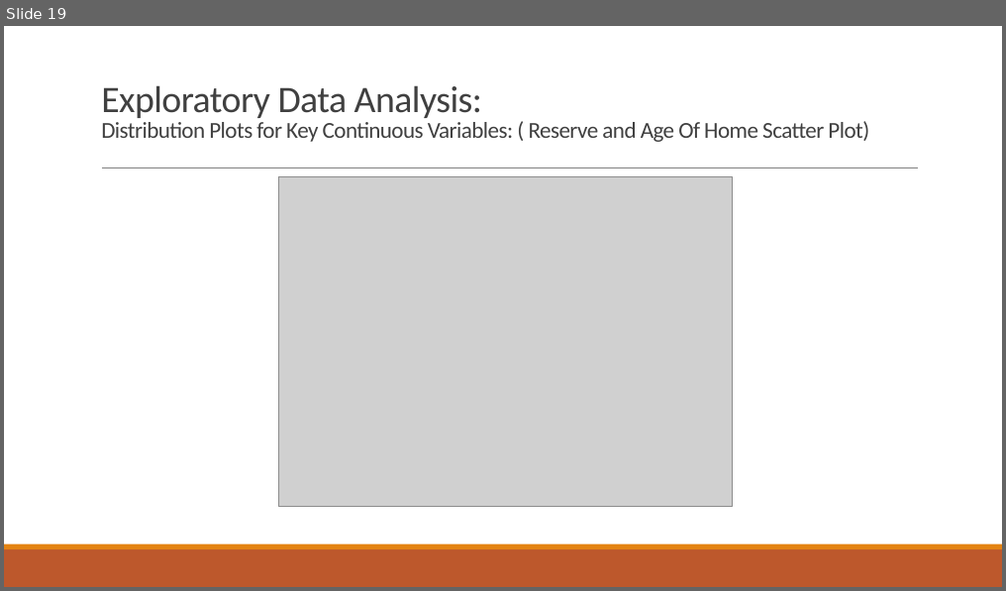
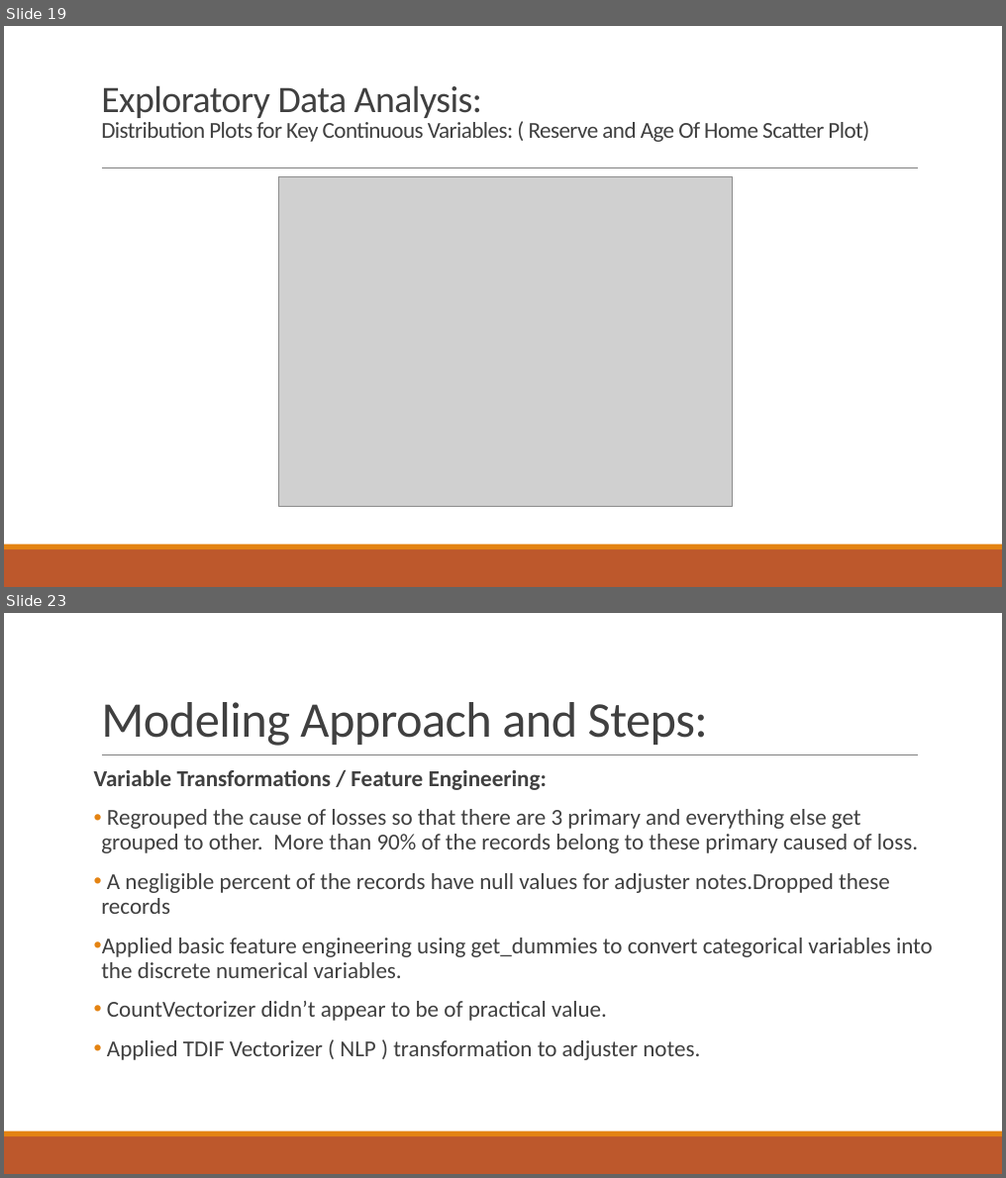
Before and after one commit to hkalavala/DS_SM_15_HK, a slide deck: projects/final-project/GA Project - HK.pptx. Shown one above the other, each under a label of ours: slide 19 before the commit, slides 19 and 23 after it; the slides between them are not shown. The pictures are 1006x591 and 1006x1178 pixels, drawn with LibreOffice and Linux fonts; fonts in the diff are those of the drawing; grey boxes stand for pictures. Boxes give left, top, right and bottom in pixels: in the first picture for what was removed or moved away, otherwise in the second. Text is boxed around its words. In the diff, an @@ line names an element or a change of style, - is before the commit and + after.

```diff
--- a/projects/final-project/GA Project - HK.pptx
+++ b/projects/final-project/GA Project - HK.pptx
@@ slide 23 added at (x1=4, y1=613, x2=1002, y2=1174), background #FFFFFF; not listed: 3 template elements that a slide beside it also shows @@
@@ title added at (x1=101, y1=702, x2=708, y2=746), 48 pt, text #404040 @@
+Modeling Approach and Steps:
@@ text added at (x1=94, y1=770, x2=933, y2=1060), 22 pt, text #404040 @@
+Variable Transformations / Feature Engineering:
+• Regrouped the cause of losses so that there are 3 primary and everything else get grouped to other. More than 90% of the records belong to these primary caused of loss.
+• A negligible percent of the records have null values for adjuster notes.Dropped these records
+• Applied basic feature engineering using get_dummies to convert categorical variables into the discrete numerical variables.
+• CountVectorizer didn’t appear to be of practical value.
+• Applied TDIF Vectorizer ( NLP ) transformation to adjuster notes.
```
Also in this commit, not shown: 1 slide changed, 6 other slides added.
